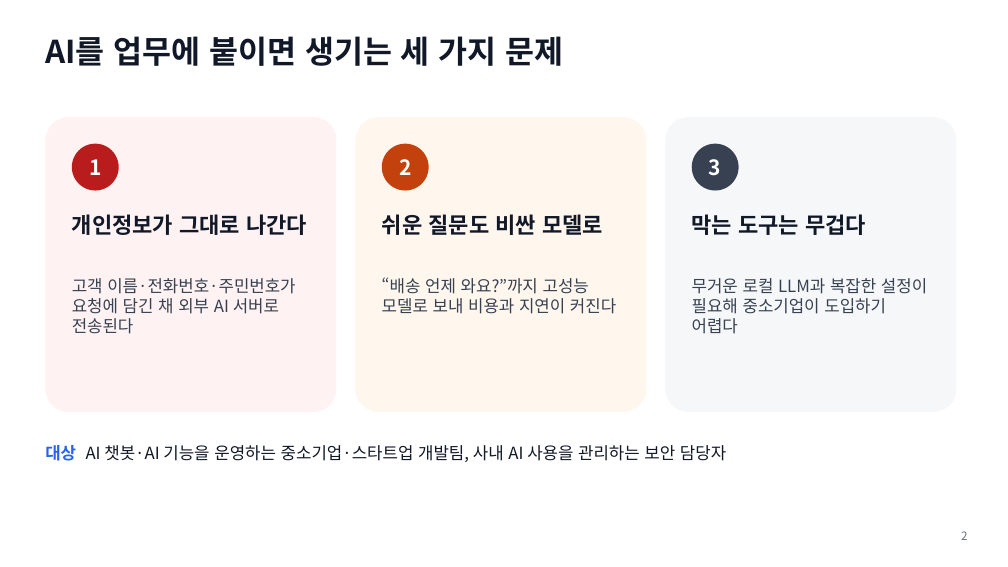
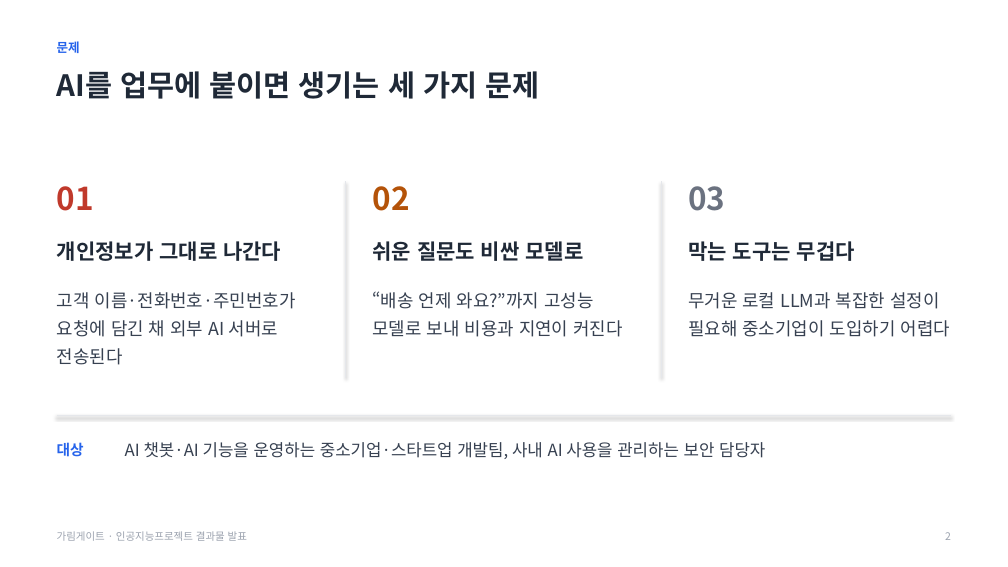
Before and after one commit to baesanggue/ai-gateway, a slide deck: slide 2 of docs/presentation/2026-11-17-garimgate.pptx. Drawn at 1008x567 pixels with LibreOffice and Linux fonts; fonts in the diff are those of the drawing. Boxes give left, top, right and bottom in pixels: in the first picture for what was removed or moved away, otherwise in the second. Text is boxed around its words. In the diff, an @@ line names an element or a change of style, - is before the commit and + after.

```diff
--- a/docs/presentation/2026-11-17-garimgate.pptx
+++ b/docs/presentation/2026-11-17-garimgate.pptx
@@ text added at (57, 41, 80, 53), 12 pt, text #2563EB, bold @@
+문제
@@ text "AI를 업무에 붙이면 생기는 세 ...": place and size @@
-text "AI를 업무에 붙이면 생기는 세 ..." at (45, 36, 563, 66)
+text "AI를 업무에 붙이면 생기는 세 ..." at (57, 71, 540, 99)
@@ text "AI를 업무에 붙이면 생기는 세 ..." at (57, 71, 540, 99): size 30 to 28 pt, text colour #111827 to #1F2937; line spacing 1 to 1.15 @@
@@ rounded rectangle removed at (45, 117, 337, 412) @@
@@ rounded rectangle removed at (355, 117, 647, 412) @@
@@ rounded rectangle removed at (665, 117, 957, 412) @@
@@ ellipse removed at (72, 144, 119, 191) @@
-1
@@ ellipse removed at (382, 144, 429, 191) @@
-2
@@ ellipse removed at (692, 144, 739, 191) @@
-3
@@ text added at (57, 186, 94, 211), 30 pt, text #C0392B, bold @@
+01
@@ line added from (346, 181) to (346, 378), #E5E7EB 1 pt @@
@@ text added at (372, 186, 409, 211), 30 pt, text #B45309, bold @@
+02
@@ line added from (662, 181) to (662, 378), #E5E7EB 1 pt @@
@@ text added at (688, 186, 725, 211), 30 pt, text #6B7280, bold @@
+03
@@ text "개인정보가 그대로 나간다": place and size @@
-text "개인정보가 그대로 나간다" at (72, 214, 307, 235)
+text "개인정보가 그대로 나간다" at (57, 241, 281, 261)
@@ text "쉬운 질문도 비싼 모델로": place and size @@
-text "쉬운 질문도 비싼 모델로" at (382, 214, 603, 235)
+text "쉬운 질문도 비싼 모델로" at (372, 241, 584, 261)
@@ size 21 to 20 pt, text colour #111827 to #1F2937; line spacing 1 to 1.15 in 3 elements at (57, 241, 281, 261), (372, 241, 584, 261), (688, 241, 855, 261) @@
@@ text "막는 도구는 무겁다": place and size @@
-text "막는 도구는 무겁다" at (692, 214, 866, 235)
+text "막는 도구는 무겁다" at (688, 241, 855, 261)
@@ text "고객 이름·전화번호·주민번호가 요청에 담긴 채 ...": place and size @@
-text "고객 이름·전화번호·주민번호가 요청에 담긴 채 ..." at (72, 278, 295, 334)
+text "고객 이름·전화번호·주민번호가 요청에 담긴 채 ..." at (57, 292, 296, 365)
@@ text "“배송 언제 와요?”까지 고성능 모델로 ...": place and size @@
-text "“배송 언제 와요?”까지 고성능 모델로 ..." at (382, 277, 616, 314)
+text "“배송 언제 와요?”까지 고성능 모델로 ..." at (372, 291, 622, 337)
@@ size 16 to 17 pt; line spacing 1 to 1.3 in 3 elements at (57, 292, 296, 365), (372, 291, 622, 337), (688, 292, 950, 337) @@
@@ text "무거운 로컬 LLM과 복잡한 설정이 ...": place and size @@
-text "무거운 로컬 LLM과 복잡한 설정이 ..." at (692, 278, 927, 334)
+text "무거운 로컬 LLM과 복잡한 설정이 ..." at (688, 292, 950, 337)
@@ line added from (57, 416) to (951, 416), #E5E7EB 1 pt @@
@@ text added at (57, 442, 84, 457), 14 pt, text #2563EB, bold @@
+대상
@@ text at (125, 442, 765, 459): text changed; text colour #111827 to #374151 @@
-대상 AI 챗봇·AI 기능을 운영하는 중소기업·스타트업 개발팀, 사내 AI 사용을 관리하는 보안 담당자
+AI 챗봇·AI 기능을 운영하는 중소기업·스타트업 개발팀, 사내 AI 사용을 관리하는 보안 담당자
@@ text added at (57, 531, 247, 541), 10 pt, text #9CA3AF @@
+가림게이트 · 인공지능프로젝트 결과물 발표
@@ text "2": place and size @@
-text "2" at (961, 531, 967, 540)
+text "2" at (945, 532, 951, 540)
@@ text "2" at (945, 532, 951, 540): size 11 to 10 pt, text colour #6B7280 to #9CA3AF; line spacing 1 to 1.15 @@
```
Also in this commit, not shown: 8 other slides changed, 5 other files.
